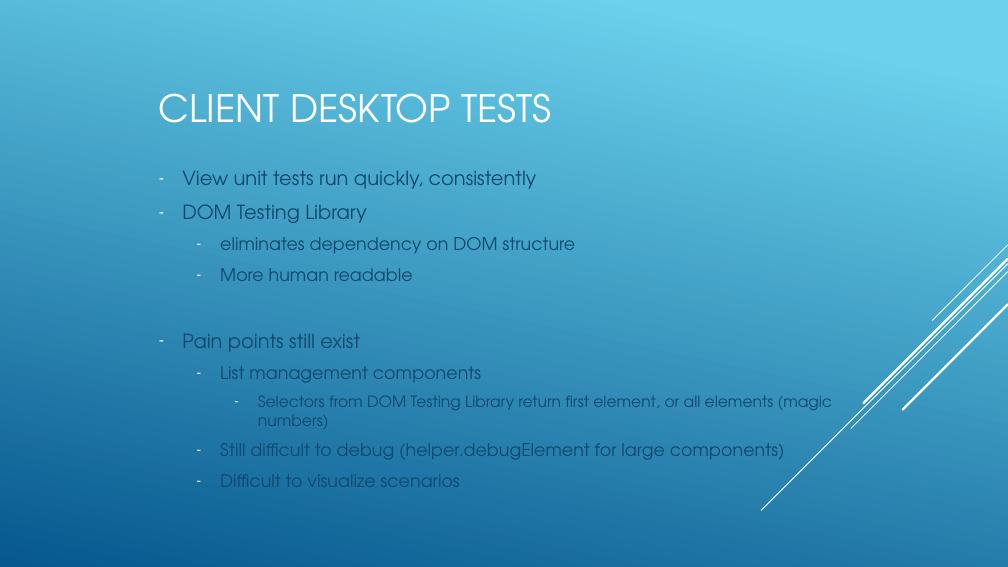
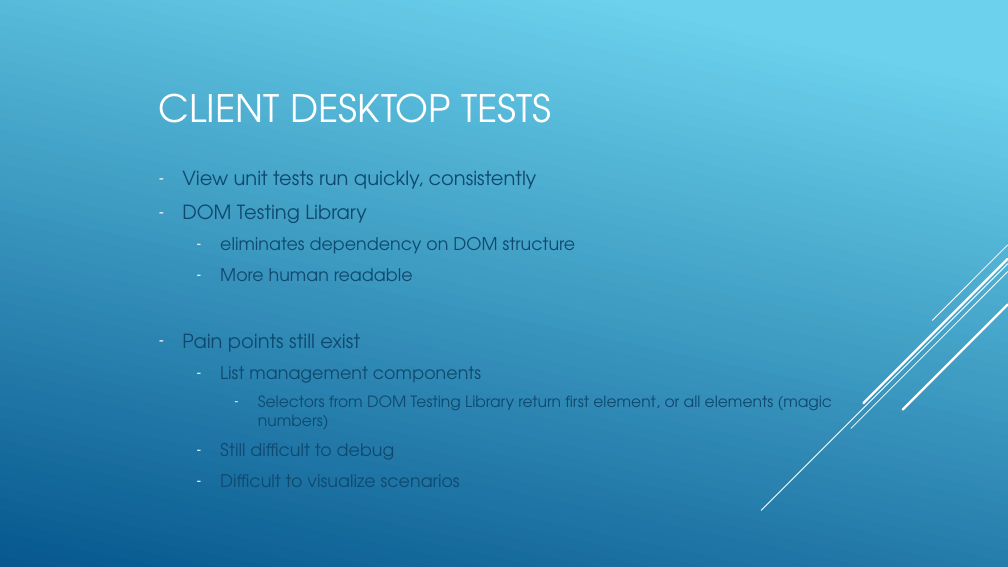
Before and after one commit to jamesleja907/taiko-example, a slide deck: slide 4 of TAIKO.pptm. Drawn at 1008x567 pixels with LibreOffice and Linux fonts; fonts in the diff are those of the drawing. Boxes give left, top, right and bottom in pixels: in the first picture for what was removed or moved away, otherwise in the second. Text is boxed around its words. In the diff, an @@ line names an element or a change of style, - is before the commit and + after.

```diff
--- a/TAIKO.pptm
+++ b/TAIKO.pptm
@@ text at box(220, 443, 395, 459): text changed @@
-  – Still difficult to debug (helper.debugElement for large components)
+  – Still difficult to debug
```
